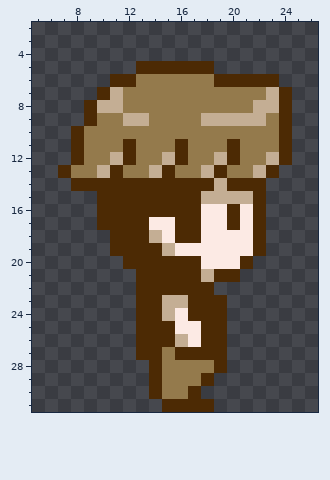
Two versions of one pixel-art sprite, animation frames/jonathanWalk03.png. The picture above is the old version.
The file is 32x32 pixels. Shown: x 5..26, y 2..31.
Once edited:
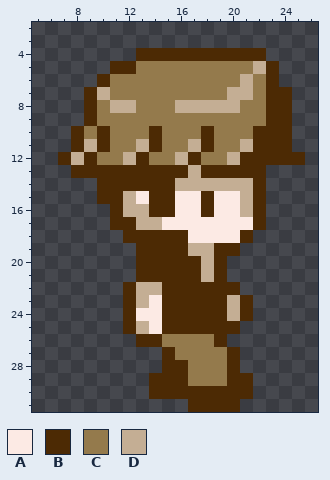
Palette (. is transparent): A #fceae4  B #4c2a04  C #947a4c  D #c4ae94
Changes in this commit:
Changed rows in their new state; - is an unchanged pixel.
first column x 7:
 4 ------BBBBBBBBBB---
 5 ----BBCCCCCCCCCDB--
 6 ---BCC------CCDC---
 7 --BDC--------DD-B--
 8 ---C-D---DDDDD-CB--
 9 -----CC----CCCCCB--
10 ---B---B---B---BB--
11 --DB-CDB-CDB-CDBB--
12 BDB-CDB-CDB-CDBBB-B
13 .BBB-BBB-BDB-BBB.--
14 -..------DDD-DD----
15 -----DA--AABAA-----
16 ---.-DD--AAB-AD----
17 ---.--DD-AA--A-----
18 ----.--BB-A---B.---
19 ----..--BBDDBB..---
20 -----.-----DB..----
21 -------------.-----
22 -----BDD----BB-----
23 -----BDABB---DB----
24 -----BAABB---DB----
25 -----BDA-BB--B-----
26 --------CCCC-------
27 ------..BCCCCB-----
28 -------.BB--CB-----
29 --------BB-CCBB----
30 --------BB-BBBB----
31 --------..--BB-----
Boxes around the changes in both pictures, in picture pixels (x1, y1, x2, y2):
changed: (58, 48, 305, 412)
